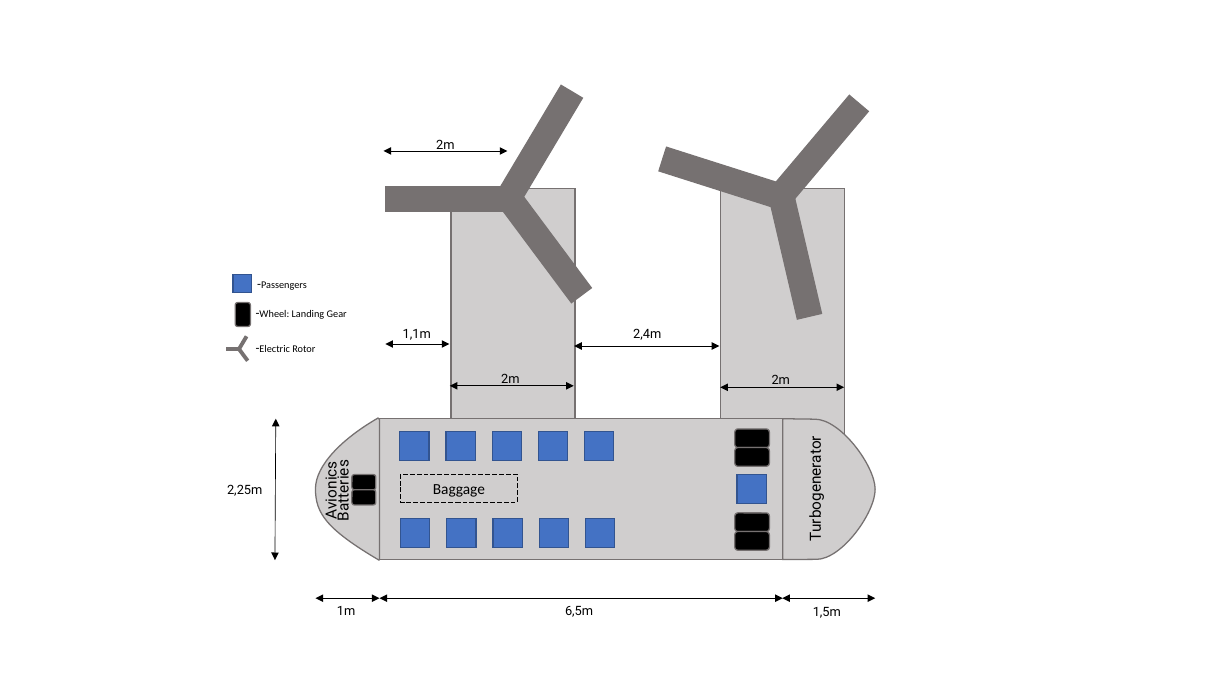
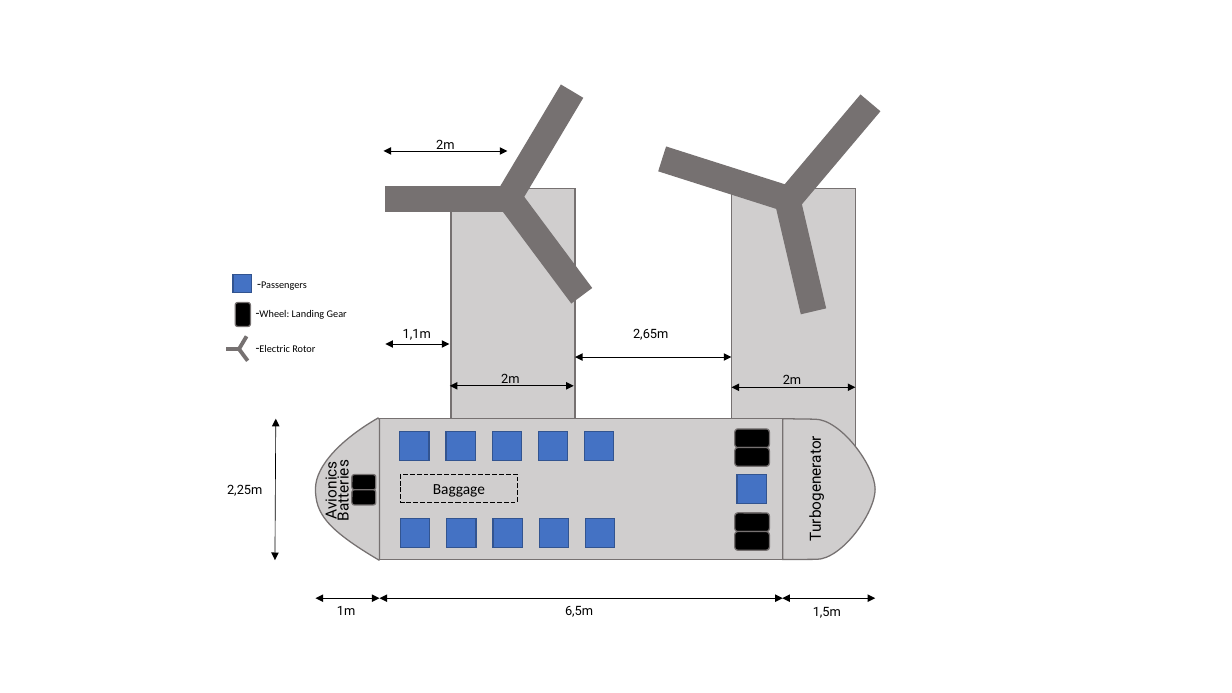
Before and after one commit to JoseMedeiro/ProjetoIntegrador, a slide deck: slide 1 of DesignDeAltoNivel.pptx. Drawn at 1232x693 pixels with LibreOffice and Linux fonts; fonts in the diff are those of the drawing. Boxes give left, top, right and bottom in pixels: in the first picture for what was removed or moved away, otherwise in the second. Text is boxed around its words. In the diff, an @@ line names an element or a change of style, - is before the commit and + after.

```diff
--- a/DesignDeAltoNivel.pptx
+++ b/DesignDeAltoNivel.pptx
@@ rectangle: place and size @@
-rectangle at bbox=[769, 193, 821, 319]
+rectangle at bbox=[774, 187, 826, 314]
@@ text at bbox=[633, 328, 668, 340]: text changed @@
-2,4m
+2,65m
@@ double arrow moved from (574, 346) - (720, 346) to (575, 357) - (732, 357) @@
@@ 2 rectangles, 1 text, 1 double arrow: place and size @@
-2 rectangles, 1 text, 1 double arrow at bbox=[720, 95, 869, 526]
+2 rectangles, 1 text, 1 double arrow at bbox=[732, 95, 880, 526]
```
Also in this commit, not shown: 3 other slides changed, 1 other file.
